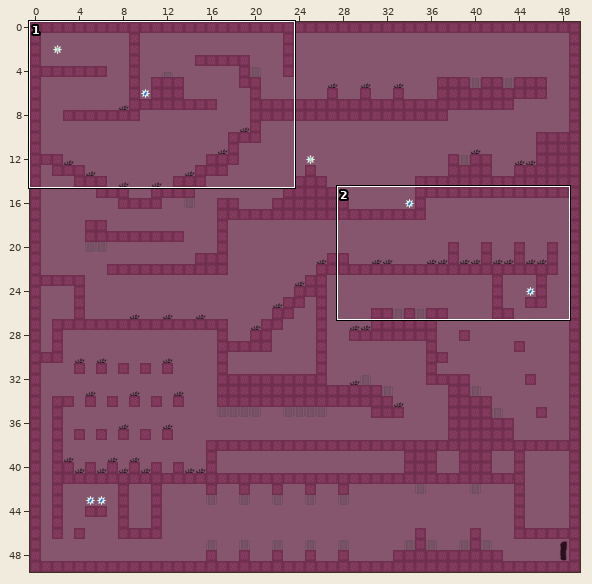
Two states of a Tiled map (JSON), assets/maps/Level1.json. Above, an overview of the earlier version with the close-up marked.
Close-up. Before the commit:
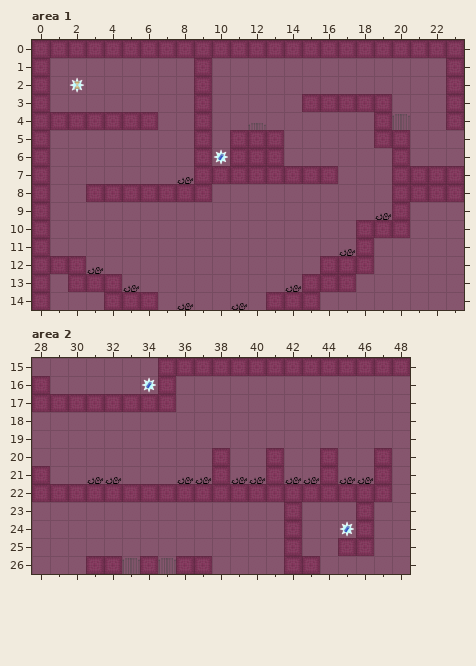
Cells are 64x64 px. Shown: area 1 x 0..23, y 0..14; area 2 x 28..48, y 15..26. The commit also changed other parts of the map, which this record leaves out.
After:
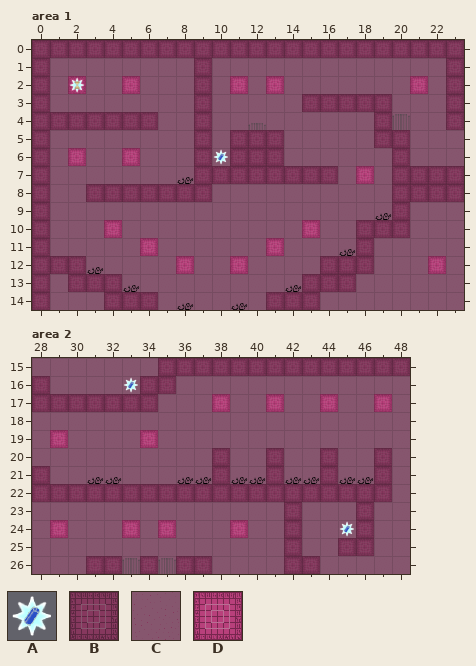
Key: from "pickup_health": A 0; from "walls_and_background": B 0, C 1, D 2.
_ is an empty cell, . an unchanged one.
Objects are placed by their top-left corner, in cells (3,4 is the top-left corner of cell 3,4); size is 1x1 cell unless given.
Changes in this commit:
--- layer "Background", area 1
@@ x 2..21 @@
- 2 C..C.....C.C.......C
+ 2 D..D.....D.D.......D
@@ x 2..18 @@
- 6 C..C.............
- 7 ................C
+ 6 D..D.............
+ 7 ................D
@@ x 4..22 @@
-10 C..........C.......
-11 ..C......C.........
-12 ....C..C..........C
+10 D..........D.......
+11 ..D......D.........
+12 ....D..D..........D
--- layer "Background", area 2
@@ x 38..47 @@
-17 C..C..C..C
+17 D..D..D..D
@@ x 29..34 @@
-19 C....C
+19 D....D
@@ x 29..39 @@
-24 C...C.C...C
+24 D...D.D...D
--- layer "Objects", area 2
-A "battery" at 34,16
+A "battery" at 33,16
--- layer "Walls", area 2
@@ x 34..35 @@
-16 _.
-17 .B
+16 B.
+17 ._
